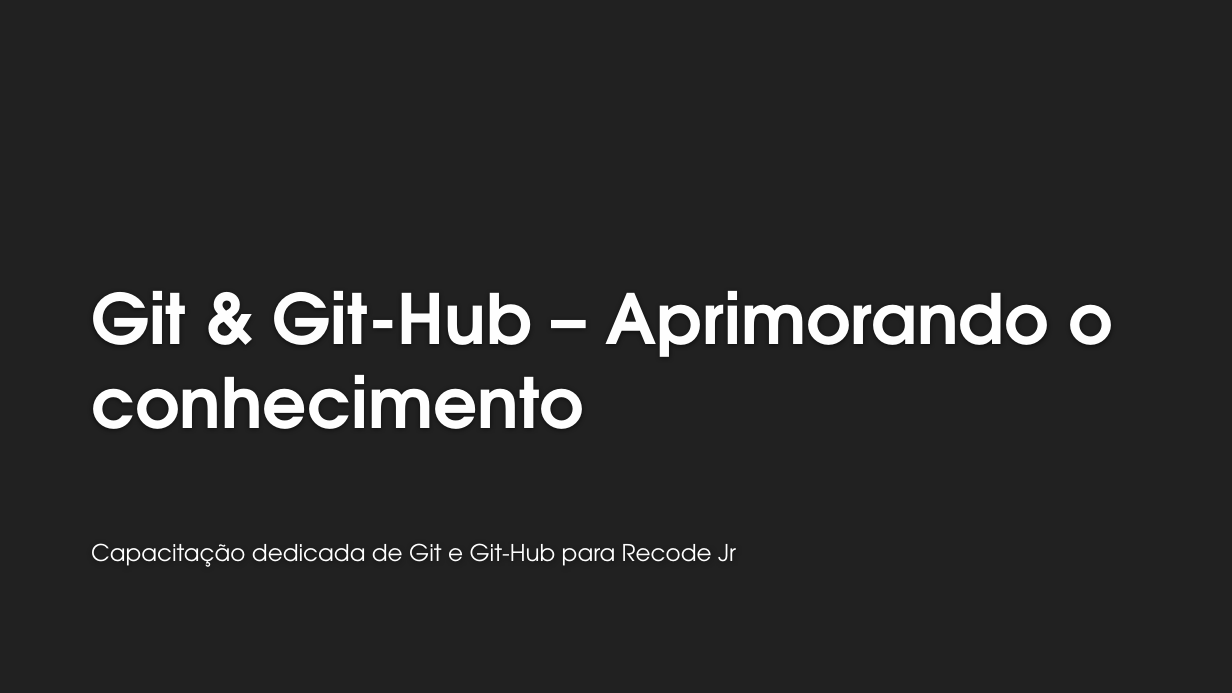
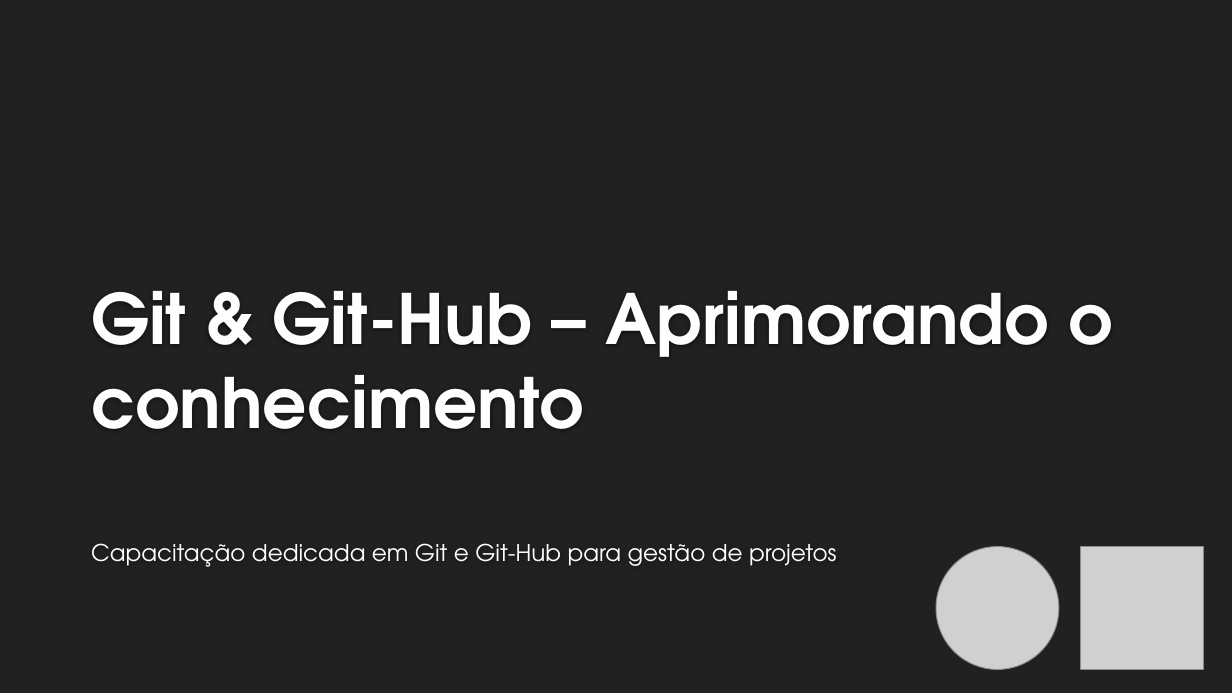
Before and after one commit to RecodeJr/GitHub-Professional, a slide deck: slide 1 of Git-GitHub/Git & Git-Hub – Aprimorando o conhecimento.pptx. Drawn at 1232x693 pixels with LibreOffice and Linux fonts; fonts in the diff are those of the drawing; grey boxes stand for pictures; background and template pictures are left out. Boxes give left, top, right and bottom in pixels: in the first picture for what was removed or moved away, otherwise in the second. Text is boxed around its words. In the diff, an @@ line names an element or a change of style, - is before the commit and + after.

```diff
--- a/Git-GitHub/Git & Git-Hub – Aprimorando o conhecimento.pptx
+++ b/Git-GitHub/Git & Git-Hub – Aprimorando o conhecimento.pptx
@@ subtitle at box(91, 543, 837, 567): text changed @@
-Capacitação dedicada de Git e Git-Hub para Recode Jr
+Capacitação dedicada em Git e Git-Hub para gestão de projetos
@@ picture added at box(936, 547, 1059, 670) @@
@@ picture added at box(1080, 547, 1203, 670) @@
```
Also in this commit, not shown: 3 other slides changed, 5 slides added, 1 other file.
